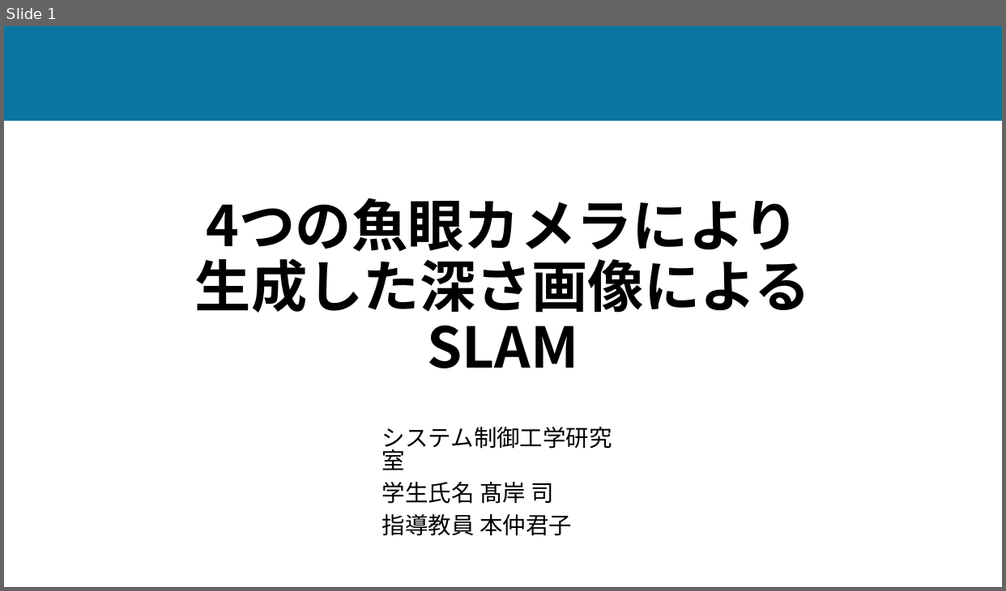
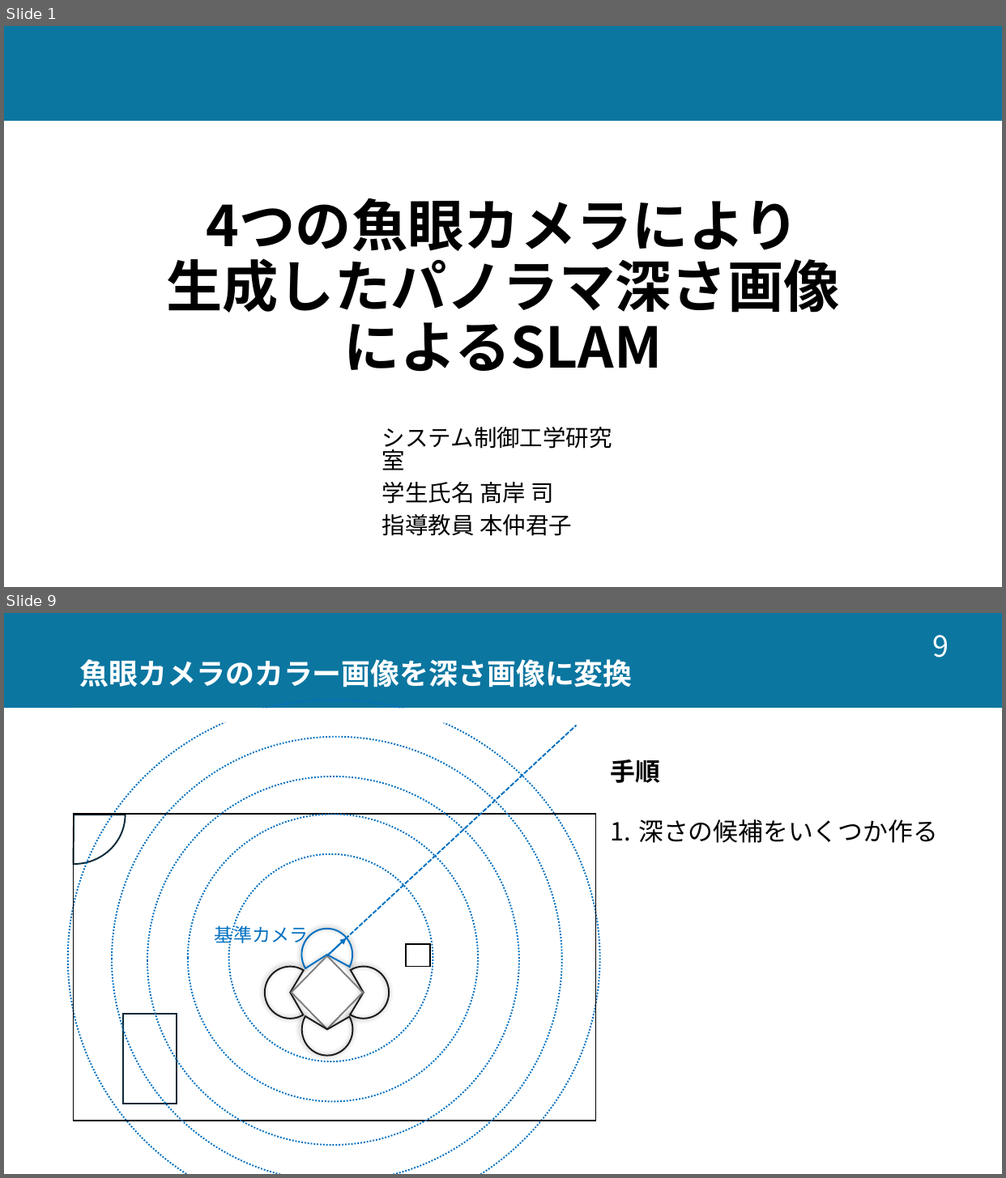
Before and after one commit to tsukasa413/college, a slide deck: Presentation/研究室内発表.pptx. Shown one above the other, each under a label of ours: slide 1 before the commit, slides 1 and 9 after it; the slides between them are not shown. The pictures are 1006x591 and 1006x1178 pixels, drawn with LibreOffice and Linux fonts; fonts in the diff are those of the drawing. Boxes give left, top, right and bottom in pixels: in the first picture for what was removed or moved away, otherwise in the second. Text is boxed around its words. In the diff, an @@ line names an element or a change of style, - is before the commit and + after.

```diff
--- a/Presentation/研究室内発表.pptx
+++ b/Presentation/研究室内発表.pptx
@@ slide 9 added at box(4, 613, 1002, 1174), background #FFFFFF; not listed: 1 template element that a slide beside it also shows @@
@@ page number added at box(932, 635, 948, 658), 28 pt, text #FFFFFF @@
+9
@@ title added at box(80, 659, 633, 688), 28 pt, text #FFFFFF, bold @@
+魚眼カメラのカラー画像を深さ画像に変換
@@ ellipse added at box(68, 700, 600, 1174), outline #0070C0 1.5 pt dashed @@
@@ rectangle added at box(73, 708, 997, 723), fill #FFFFFF @@
@@ line added from (327, 956) to (577, 726), #0070C0 1.5 pt dashed @@
@@ ellipse added at box(112, 736, 562, 1174), outline #0070C0 1.5 pt dashed @@
@@ pie slice (boxed as its full ellipse) added at box(22, 766, 125, 865), fill #FFFFFF, outline #092A39 1.5 pt @@
@@ ellipse added at box(147, 777, 520, 1146), outline #0070C0 1.5 pt dashed @@
@@ text added at box(611, 760, 938, 843), 24 pt, text #000000 @@
+手順
+1. 深さの候補をいくつか作る
@@ rectangle added at box(74, 814, 596, 1121), outline #000000 1.5 pt @@
@@ ellipse added at box(188, 815, 479, 1102), outline #0070C0 1.5 pt dashed @@
@@ ellipse added at box(228, 854, 433, 1062), outline #0070C0 1.5 pt dashed @@
@@ text added at box(215, 922, 308, 946), 18 pt, text #0070C0 @@
+基準カメラ
@@ arrow added from (327, 956) to (346, 939), #0070C0 1.5 pt @@
@@ rectangle added at box(405, 944, 430, 967), fill #FFFFFF, outline #000000 1.5 pt @@
@@ rectangle added at box(123, 1014, 177, 1105), fill #FFFFFF, outline #092A39 1.5 pt @@
@@ group added at box(266, 928, 389, 1056): 4 pie slice (boxed as its full ellipse)s, 1 diamond @@
@@ slide 1 changed as well @@
@@ title at box(166, 198, 840, 372): text changed @@
-4つの魚眼カメラにより
-生成した深さ画像によるSLAM
+4つの魚眼カメラにより
+生成したパノラマ深さ画像
+によるSLAM
```
Also in this commit, not shown: 2 other slides changed, 13 other slides added, 2 slides removed, 5 other files.
